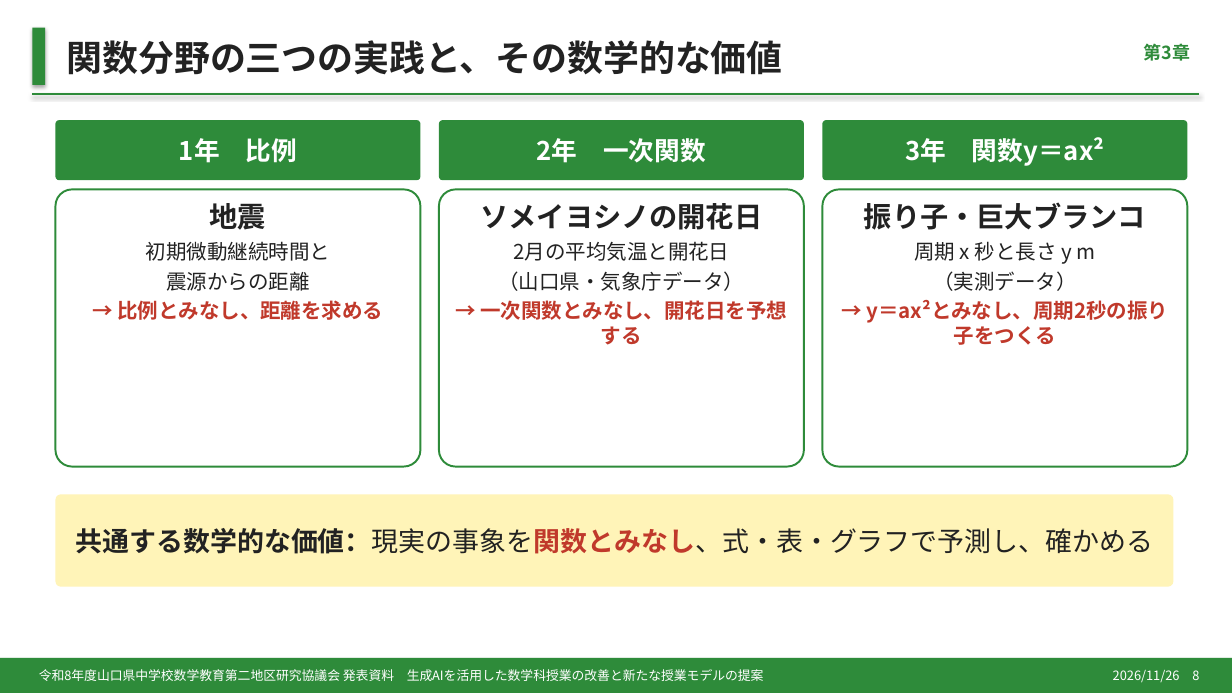
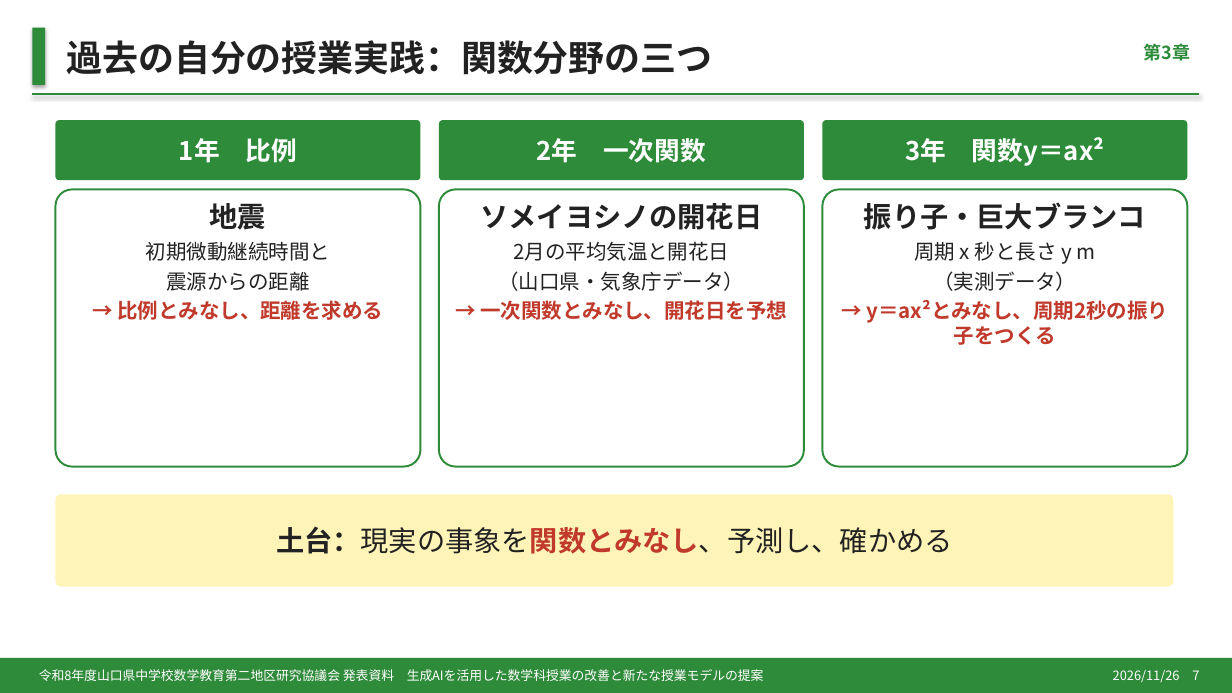
Before and after one commit to margiela14th-sudo/my-ai-project, a slide deck: slide 7 of 07_完成資料/県大会発表_生成AI授業再構築.pptx (slide 8 before the commit). Drawn at 1232x693 pixels with LibreOffice and Linux fonts; fonts in the diff are those of the drawing. Boxes give left, top, right and bottom in pixels: in the first picture for what was removed or moved away, otherwise in the second. Text is boxed around its words. In the diff, an @@ line names an element or a change of style, - is before the commit and + after.

```diff
--- a/07_完成資料/県大会発表_生成AI授業再構築.pptx
+++ b/07_完成資料/県大会発表_生成AI授業再構築.pptx
@@ text at [66,40,712,75]: text changed @@
-関数分野の三つの実践と、その数学的な価値
+過去の自分の授業実践：関数分野の三つ
@@ text in rounded rectangle at [480,300,787,320]: text changed @@
-→ 一次関数とみなし、開花日を予想する
+→ 一次関数とみなし、開花日を予想
@@ text in rounded rectangle at [276,526,952,554]: text changed; size 21 to 22 pt @@
-共通する数学的な価値：現実の事象を関数とみなし、式・表・グラフで予測し、確かめる
+土台：現実の事象を関数とみなし、予測し、確かめる
@@ text at [1113,670,1199,683]: text changed @@
-2026/11/26 8
+2026/11/26 7
```
Also in this commit, not shown: 14 other slides changed, 2 slides added, 2 slides removed, 8 other files.
